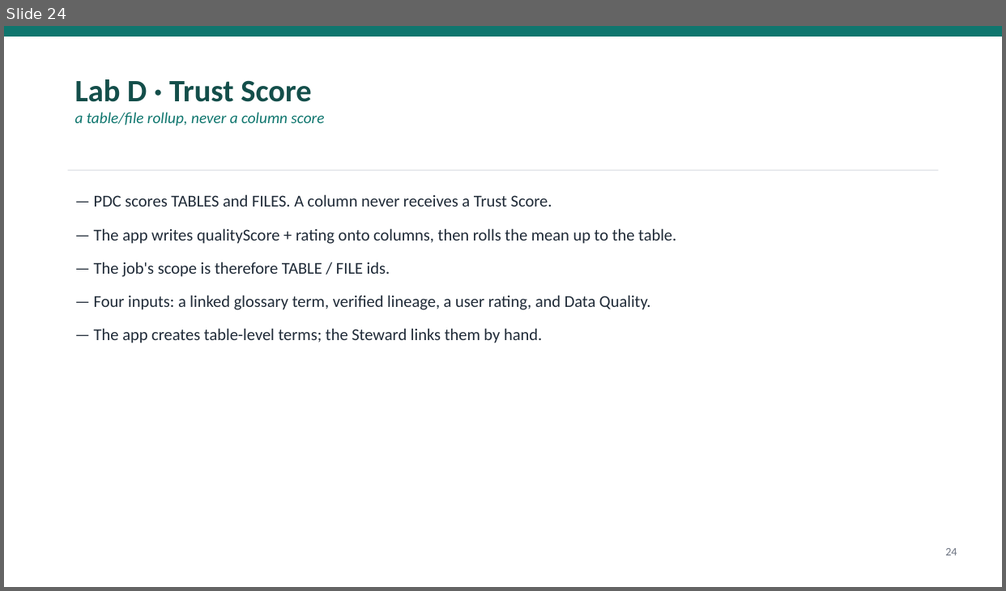
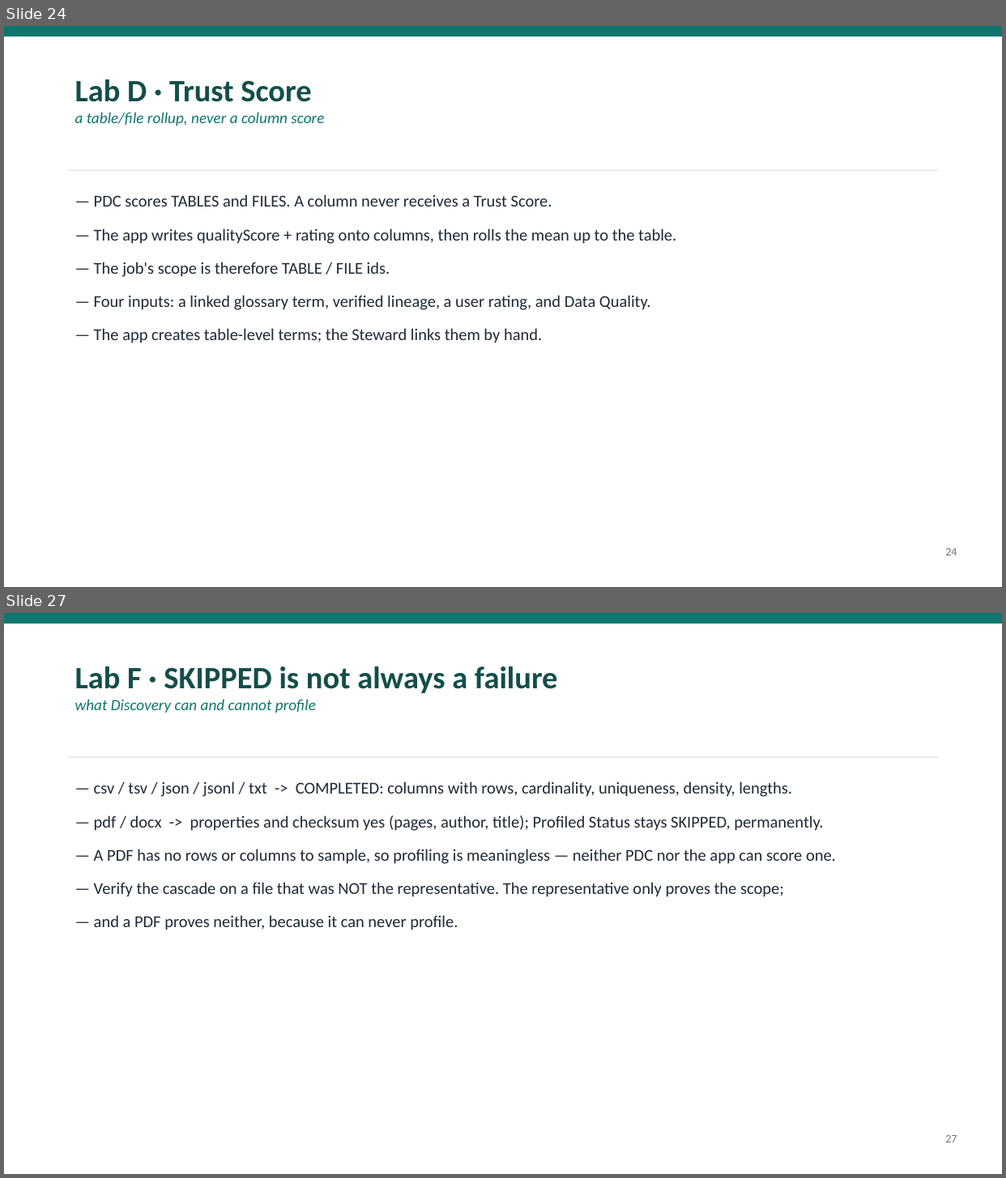
Before and after one commit to jporeilly/PDC-Scenarios, a slide deck: courseware/CSCU/Platform/Technical-Track/01-Glossary-Generator-App/Glossary-Generator.pptx. Shown one above the other, each under a label of ours: slide 24 before the commit, slides 24 and 27 after it; the slides between them are not shown. The pictures are 1006x591 and 1006x1178 pixels, drawn with LibreOffice and Linux fonts; fonts in the diff are those of the drawing. Boxes give left, top, right and bottom in pixels: in the first picture for what was removed or moved away, otherwise in the second. Text is boxed around its words. In the diff, an @@ line names an element or a change of style, - is before the commit and + after.

```diff
--- a/courseware/CSCU/Platform/Technical-Track/01-Glossary-Generator-App/Glossary-Generator.pptx
+++ b/courseware/CSCU/Platform/Technical-Track/01-Glossary-Generator-App/Glossary-Generator.pptx
@@ slide 27 added at (4, 613, 1002, 1174), background #FFFFFF @@
@@ rectangle added at (4, 613, 1002, 624), fill #0F766E @@
@@ text added at (75, 666, 558, 713), 15 pt, text #0F766E, italic @@
+Lab F · SKIPPED is not always a failure
+what Discovery can and cannot profile
@@ rectangle added at (68, 756, 938, 758), fill #E5E7EB @@
@@ text added at (94, 781, 836, 931), 16 pt, text #1F2A37 @@
+— csv / tsv / json / jsonl / txt -> COMPLETED: columns with rows, cardinality, uniqueness, density, lengths.
+— pdf / docx -> properties and checksum yes (pages, author, title); Profiled Status stays SKIPPED, permanently.
+— A PDF has no rows or columns to sample, so profiling is meaningless — neither PDC nor the app can score one.
+— Verify the cascade on a file that was NOT the representative. The representative only proves the scope;
+— and a PDF proves neither, because it can never profile.
@@ text added at (945, 1135, 957, 1143), 11 pt, text #6B7280 @@
+27
```
Also in this commit, not shown: 8 slides changed, 1 other slide added, 4 other files.
